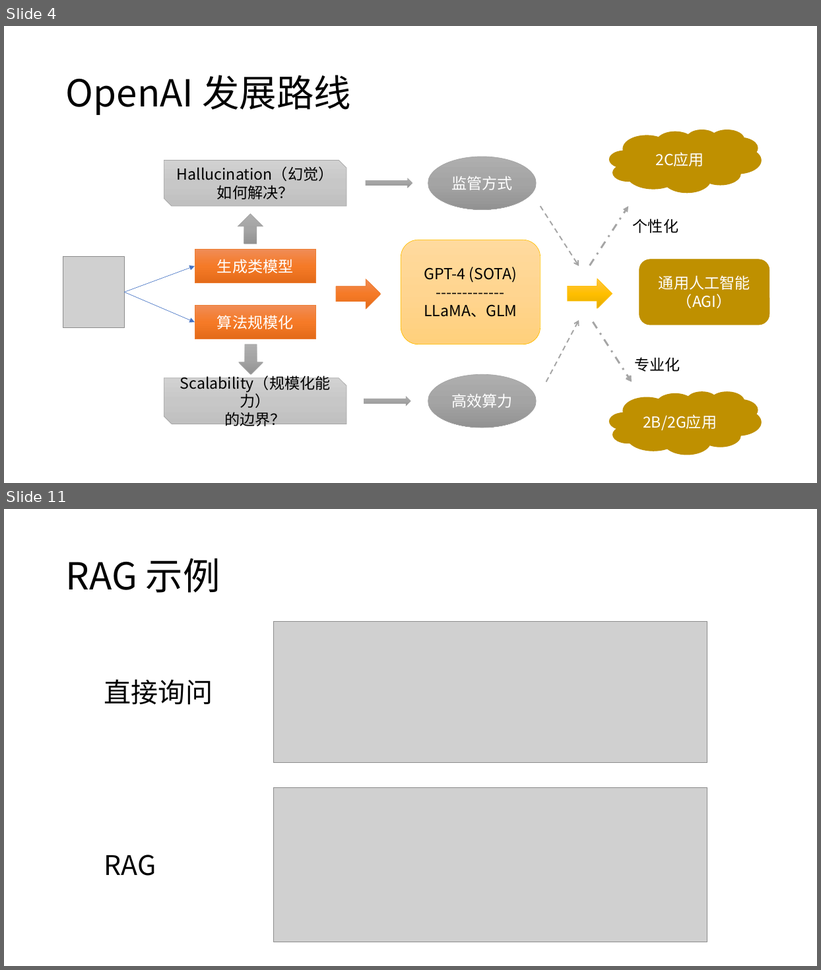
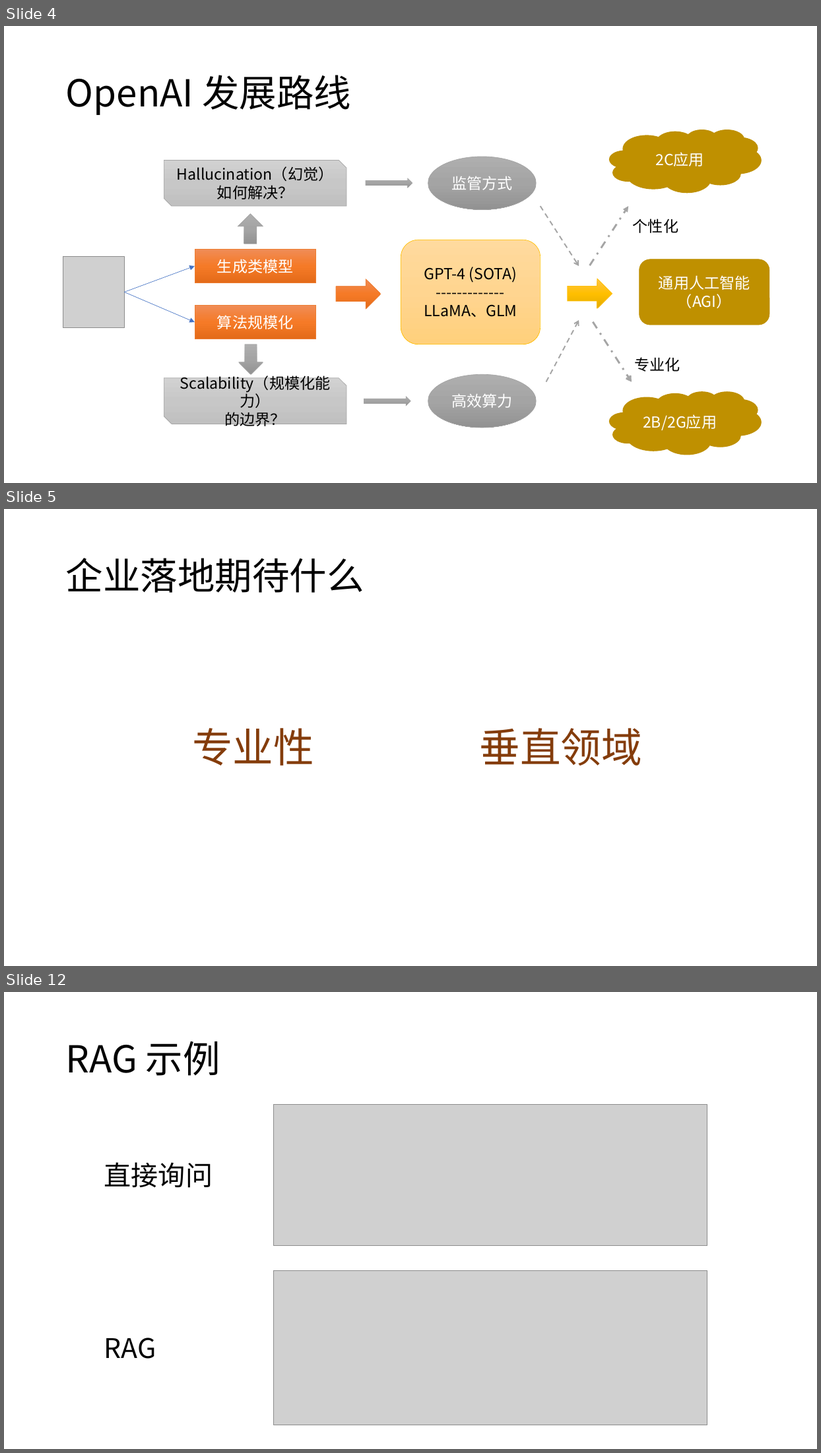
Before and after one commit to SakigamiYang/PyCon, a slide deck: PyCon2023/LLM+RAG企业落地-Ai兔兔.pptx. Shown one above the other, each under a label of ours: slides 4 and 11 before the commit, slides 4, 5 and 12 after it; the slides between them are not shown. The pictures are 821x970 and 821x1453 pixels, drawn with LibreOffice and Linux fonts; fonts in the diff are those of the drawing; grey boxes stand for pictures. Boxes give left, top, right and bottom in pixels: in the first picture for what was removed or moved away, otherwise in the second. Text is boxed around its words. In the diff, an @@ line names an element or a change of style, - is before the commit and + after.

```diff
--- a/PyCon2023/LLM+RAG企业落地-Ai兔兔.pptx
+++ b/PyCon2023/LLM+RAG企业落地-Ai兔兔.pptx
@@ slide 5 added at <box>4,509,817,966</box>, background #FFFFFF @@
@@ title added at <box>66,558,364,593</box>, 44 pt, text #000000 @@
+企业落地期待什么
@@ text added at <box>192,728,314,766</box>, 48 pt, text #843C0B @@
+专业性
@@ text added at <box>480,728,642,766</box>, 48 pt, text #843C0B @@
+垂直领域
@@ what was slide 11 is now slide 12 @@
```
Also in this commit, not shown: 16 slides changed, 1 other slide added, 1 slide removed.
